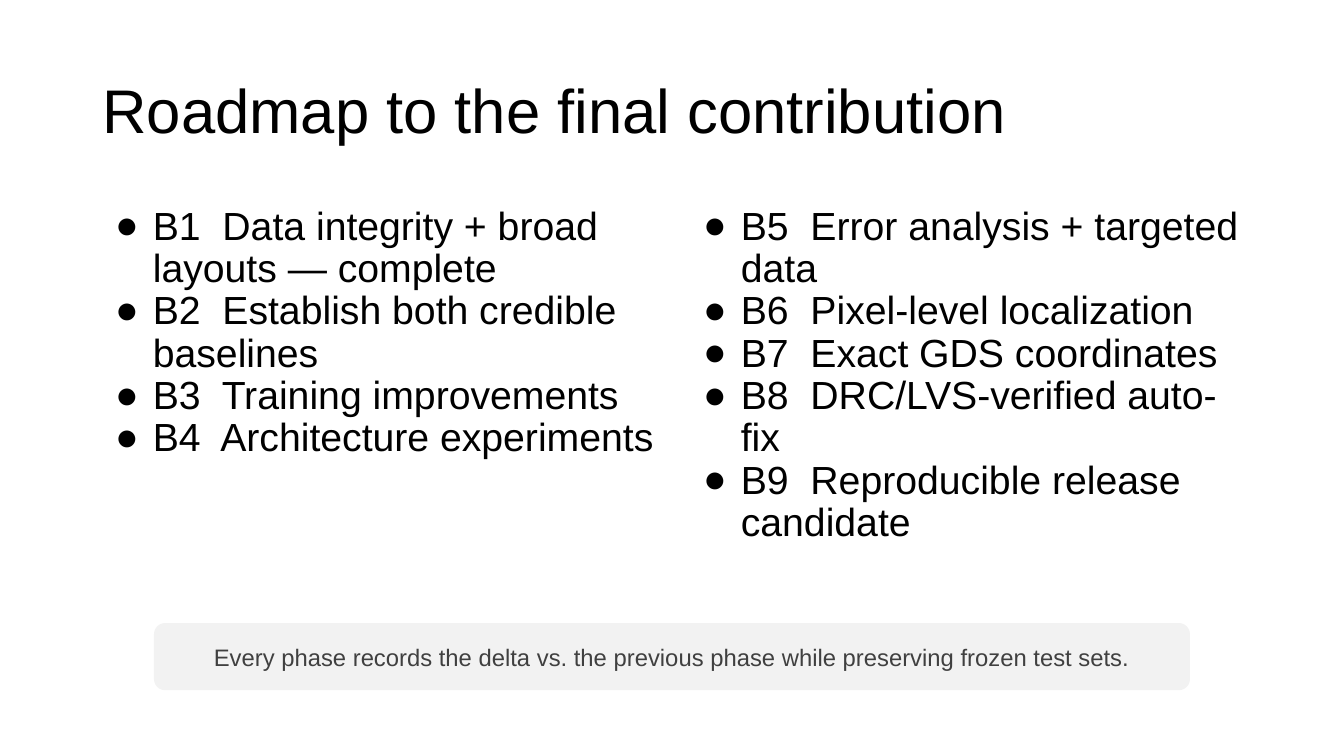
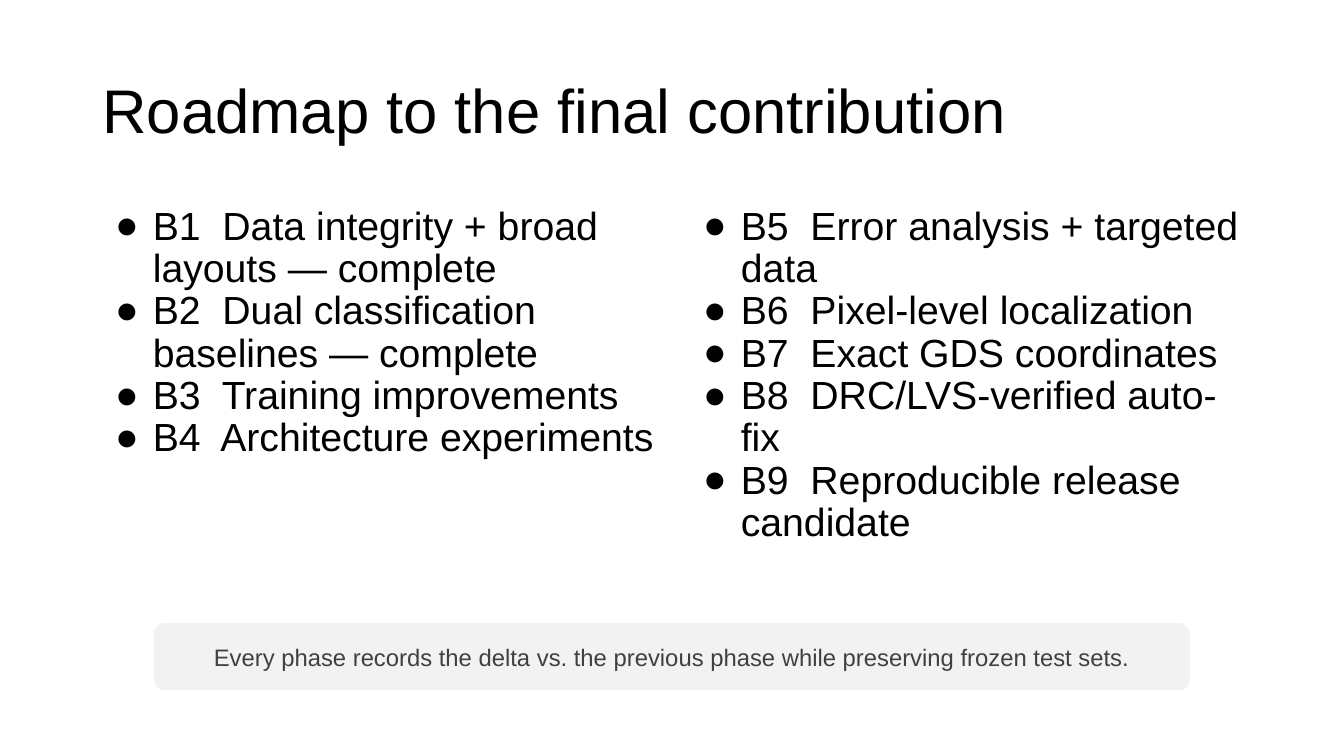
Before and after one commit to nocleo/ADVLSI2_Project_updated, a slide deck: slide 15 of presentation/ADVLSI2_DRC_CNN_Project_Progress.pptx. Drawn at 1344x756 pixels with LibreOffice and Linux fonts; fonts in the diff are those of the drawing. Boxes give left, top, right and bottom in pixels: in the first picture for what was removed or moved away, otherwise in the second. Text is boxed around its words. In the diff, an @@ line names an element or a change of style, - is before the commit and + after.

```diff
--- a/presentation/ADVLSI2_DRC_CNN_Project_Progress.pptx
+++ b/presentation/ADVLSI2_DRC_CNN_Project_Progress.pptx
@@ text at (153, 295, 538, 375): text changed @@
-● B2 Establish both credible baselines
+● B2 Dual classification baselines — complete
```
Also in this commit, not shown: 8 other slides changed, 2 slides added, 11 other files.
